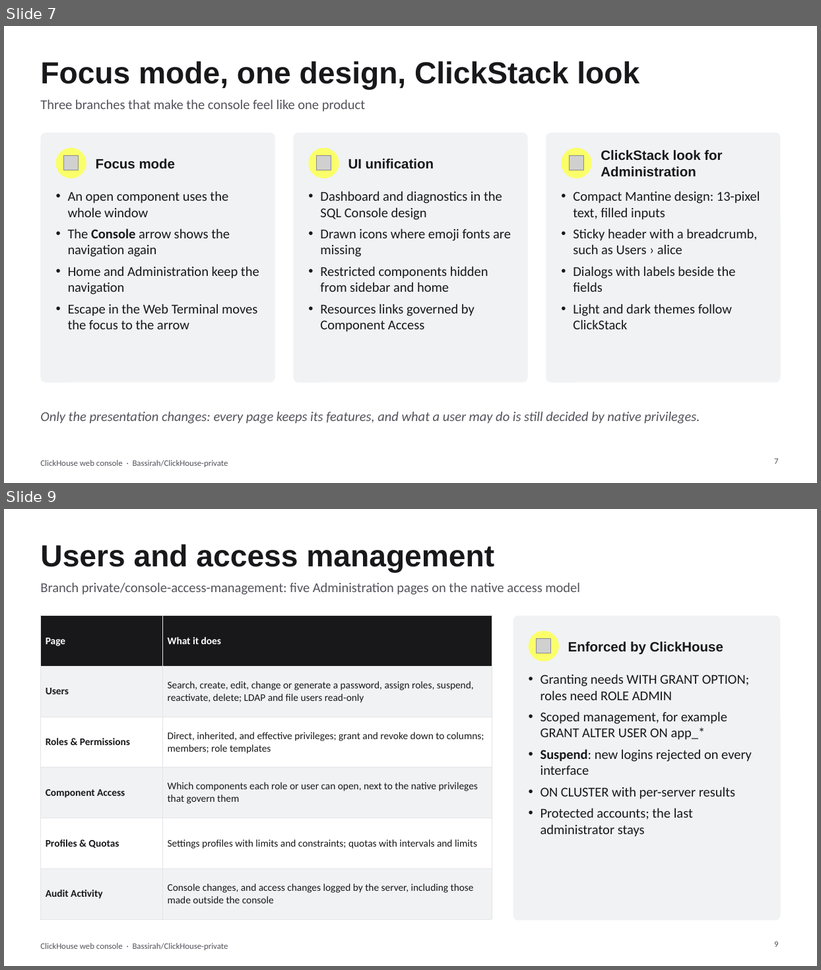
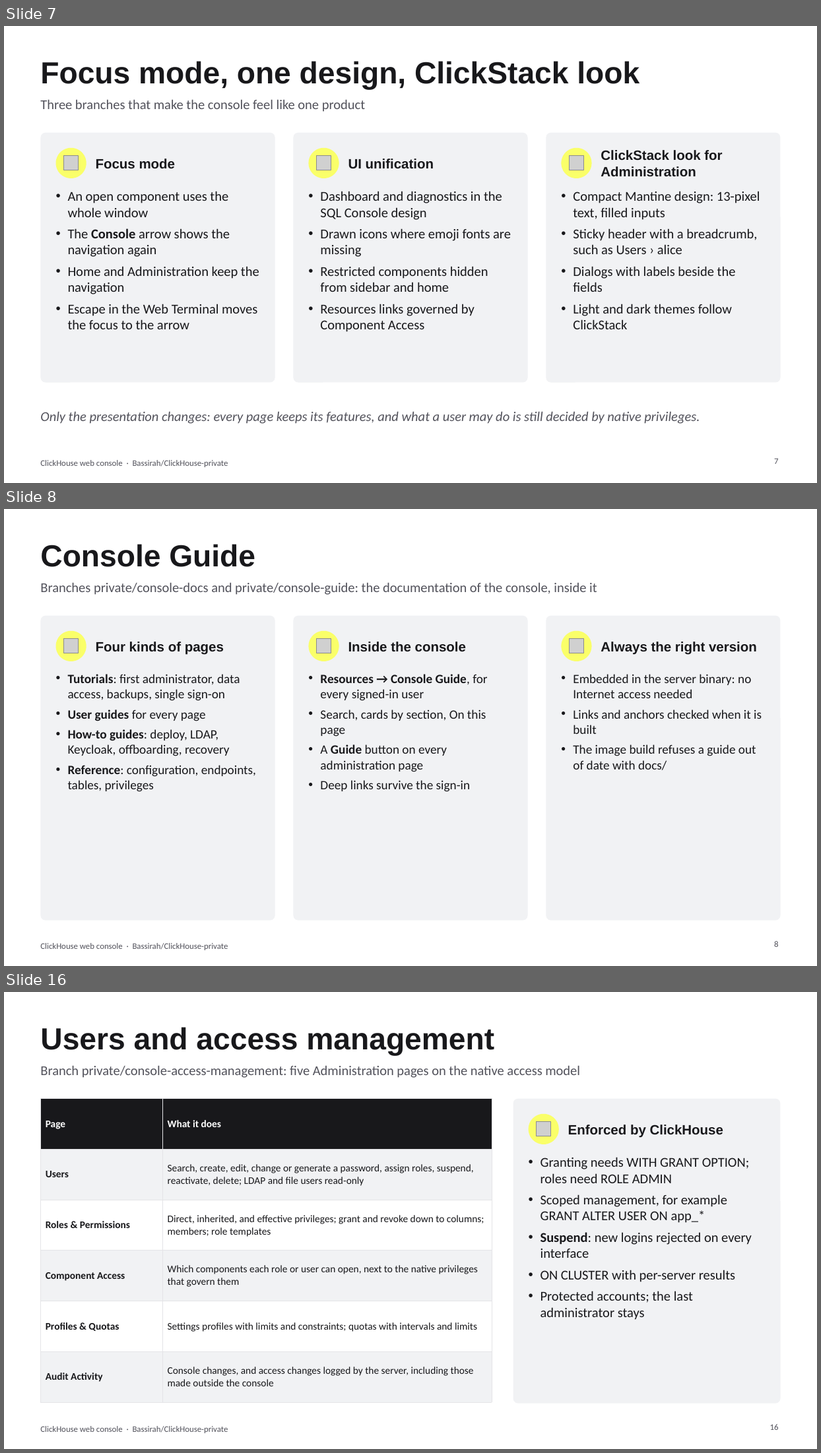
Before and after one commit to Bassirah/ClickHouse-private, a slide deck: docs/custom_dev/ClickHouse-Web-Console-Solution.pptx. Shown one above the other, each under a label of ours: slides 7 and 9 before the commit, slides 7, 8 and 16 after it; the slides between them are not shown. The pictures are 821x970 and 821x1453 pixels, drawn with LibreOffice and Linux fonts; fonts in the diff are those of the drawing; grey boxes stand for pictures. Boxes give left, top, right and bottom in pixels: in the first picture for what was removed or moved away, otherwise in the second. Text is boxed around its words. In the diff, an @@ line names an element or a change of style, - is before the commit and + after.

```diff
--- a/docs/custom_dev/ClickHouse-Web-Console-Solution.pptx
+++ b/docs/custom_dev/ClickHouse-Web-Console-Solution.pptx
@@ slide 8 added at bbox=[4, 509, 817, 966], background #FFFFFF; not listed: 1 template element that a slide beside it also shows @@
@@ title added at bbox=[40, 544, 255, 567], 36 pt, text #18181B, bold @@
+Console Guide
@@ text added at bbox=[40, 582, 597, 595], 16 pt, text #52525B @@
+Branches private/console-docs and private/console-guide: the documentation of the console, inside it
@@ rounded rectangle added at bbox=[40, 616, 275, 921], fill #F1F2F4 @@
@@ rounded rectangle added at bbox=[293, 616, 527, 921], fill #F1F2F4 @@
@@ rounded rectangle added at bbox=[547, 616, 781, 921], fill #F1F2F4 @@
@@ ellipse added at bbox=[56, 631, 86, 661], fill #FAFF69 @@
@@ picture added at bbox=[64, 639, 79, 654] @@
@@ text added at bbox=[96, 642, 224, 655], 16 pt, text #18181B, bold @@
+Four kinds of pages
@@ ellipse added at bbox=[308, 631, 339, 661], fill #FAFF69 @@
@@ picture added at bbox=[316, 639, 331, 654] @@
@@ text added at bbox=[349, 642, 466, 652], 16 pt, text #18181B, bold @@
+Inside the console
@@ ellipse added at bbox=[562, 631, 592, 661], fill #FAFF69 @@
@@ picture added at bbox=[570, 639, 584, 654] @@
@@ text added at bbox=[601, 642, 757, 655], 16 pt, text #18181B, bold @@
+Always the right version
@@ text added at bbox=[68, 674, 256, 792], 15 pt, text #18181B @@
+• Tutorials: first administrator, data access, backups, single sign-on
+• User guides for every page
+• How-to guides: deploy, LDAP, Keycloak, offboarding, recovery
+• Reference: configuration, endpoints, tables, privileges
@@ text added at bbox=[320, 674, 487, 792], 15 pt, text #18181B @@
+• Resources → Console Guide, for every signed-in user
+• Search, cards by section, On this page
+• A Guide button on every administration page
+• Deep links survive the sign-in
@@ text added at bbox=[573, 674, 762, 770], 15 pt, text #18181B @@
+• Embedded in the server binary: no Internet access needed
+• Links and anchors checked when it is built
+• The image build refuses a guide out of date with docs/
@@ page number added at bbox=[774, 941, 778, 947], 10 pt, text #52525B @@
+8
@@ what was slide 9 is now slide 16 @@
@@ page number at bbox=[770, 1424, 779, 1430]: text changed @@
-9
+16
```
Also in this commit, not shown: 10 slides changed, 8 other slides added, 1 other file.
